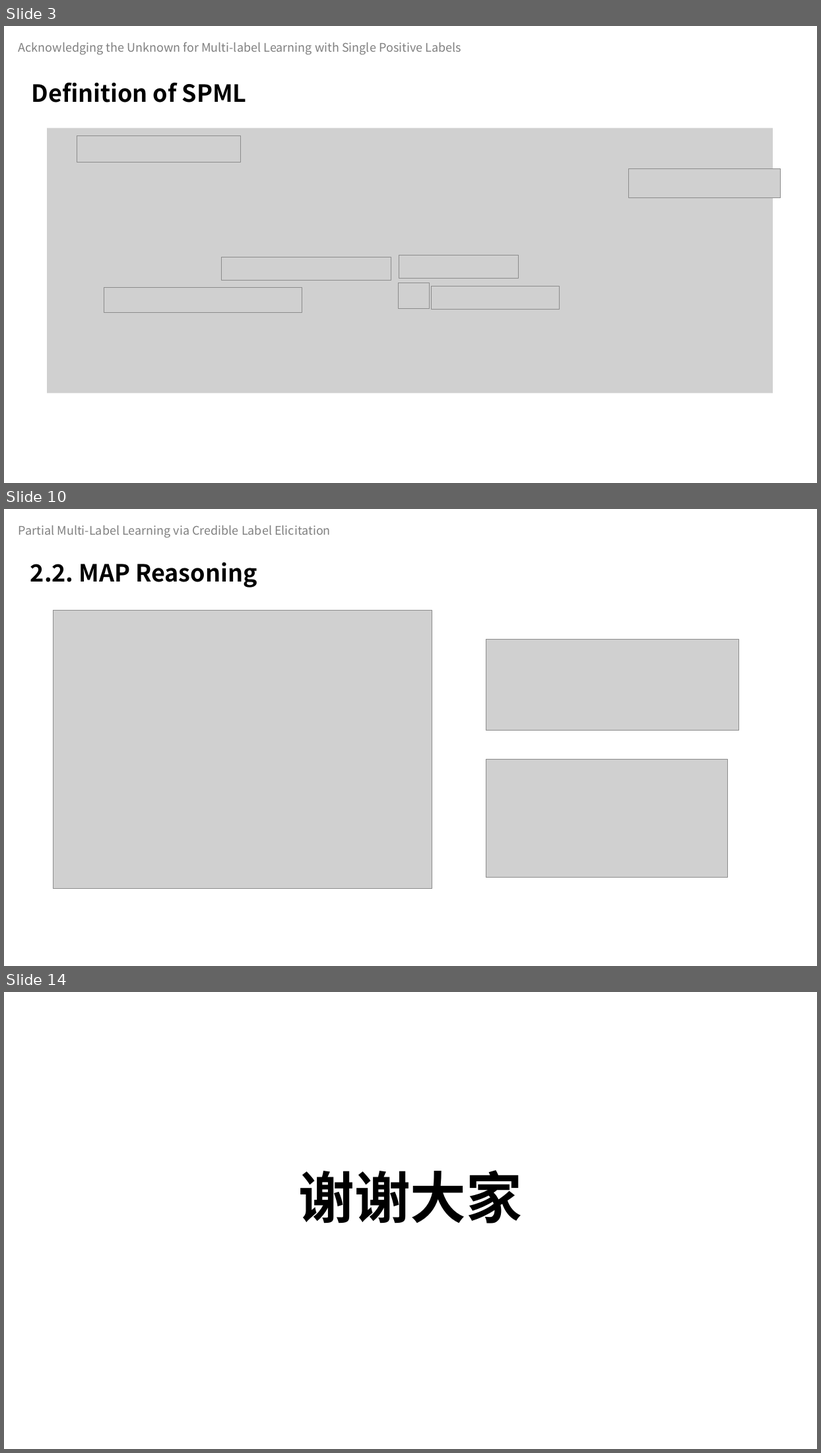
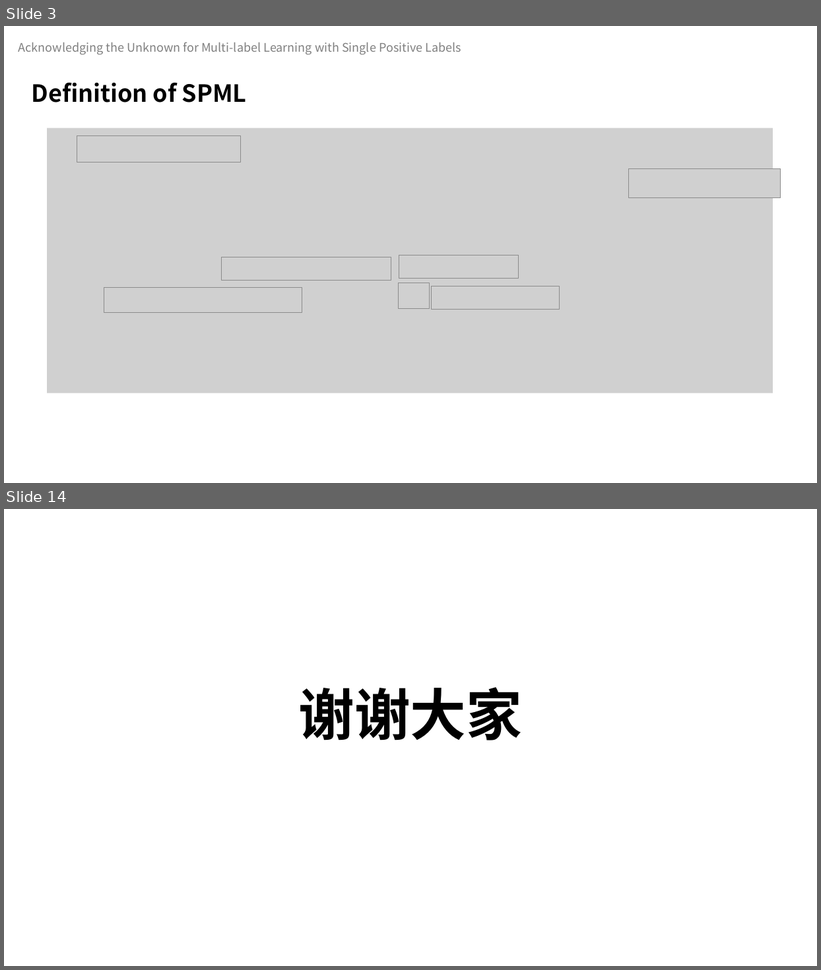
Before and after one commit to celeste-lingshi/Celeste, a slide deck: 汇报/23.4.28组会 项桂巳雨.pptx. Shown one above the other, each under a label of ours: slides 3, 10 and 14 before the commit, slides 3 and 14 after it; the slides between them are not shown. The pictures are 821x1453 and 821x970 pixels, drawn with LibreOffice and Linux fonts; fonts in the diff are those of the drawing; grey boxes stand for pictures. Boxes give left, top, right and bottom in pixels: in the first picture for what was removed or moved away, otherwise in the second. Text is boxed around its words. In the diff, an @@ line names an element or a change of style, - is before the commit and + after.

```diff
--- a/汇报/23.4.28组会 项桂巳雨.pptx
+++ b/汇报/23.4.28组会 项桂巳雨.pptx
@@ slide 10 removed at box(4, 509, 817, 966), background #FFFFFF @@
@@ text removed at box(19, 525, 331, 538) @@
-Partial Multi-Label Learning via Credible Label Elicitation
@@ text removed at box(30, 562, 257, 588) @@
-2.2. MAP Reasoning
@@ picture removed at box(54, 610, 433, 889) @@
@@ picture removed at box(486, 640, 740, 730) @@
@@ picture removed at box(486, 759, 728, 877) @@
```
Also in this commit, not shown: 4 slides changed, 6 slides added, 5 other slides removed, 2 other files.
